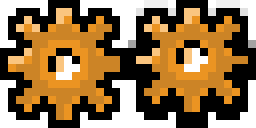
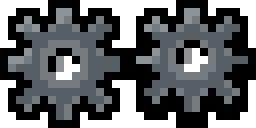
Before/after of a (256, 128) layered artwork. What changed in the layer stack:
renamed "Calque 3" to "Calque 4", painted on it over [8,0,256,120]
removed layer "Calque 2" over [8,8,120,120]
